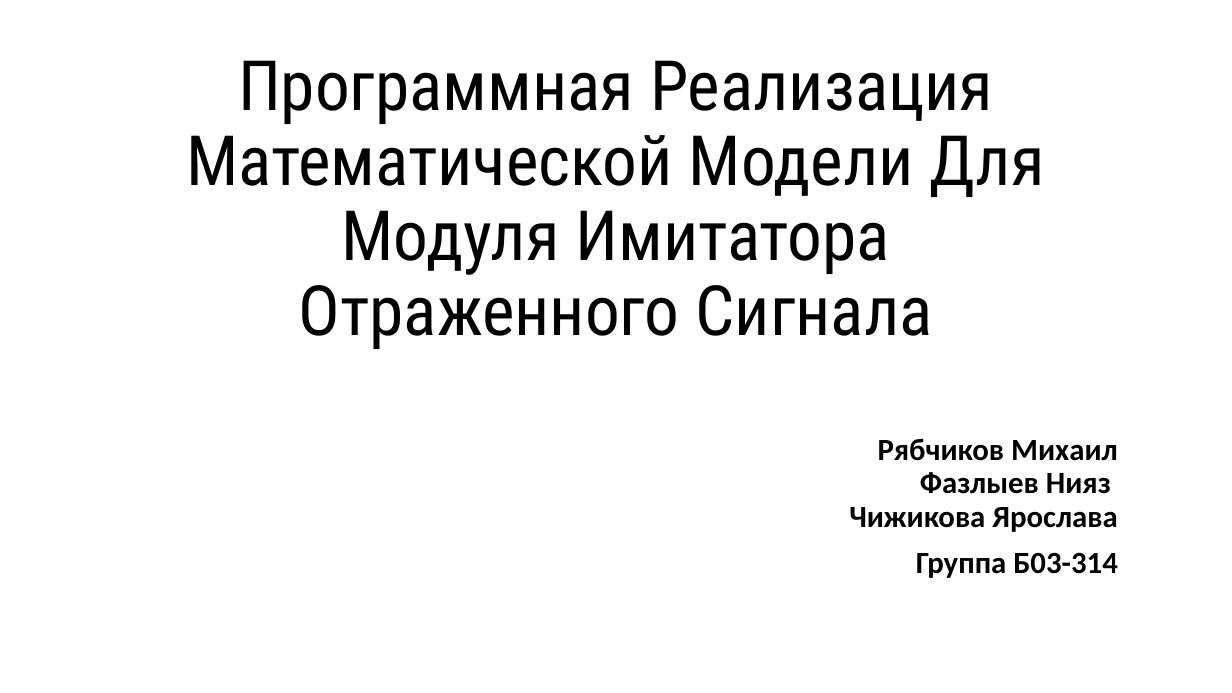
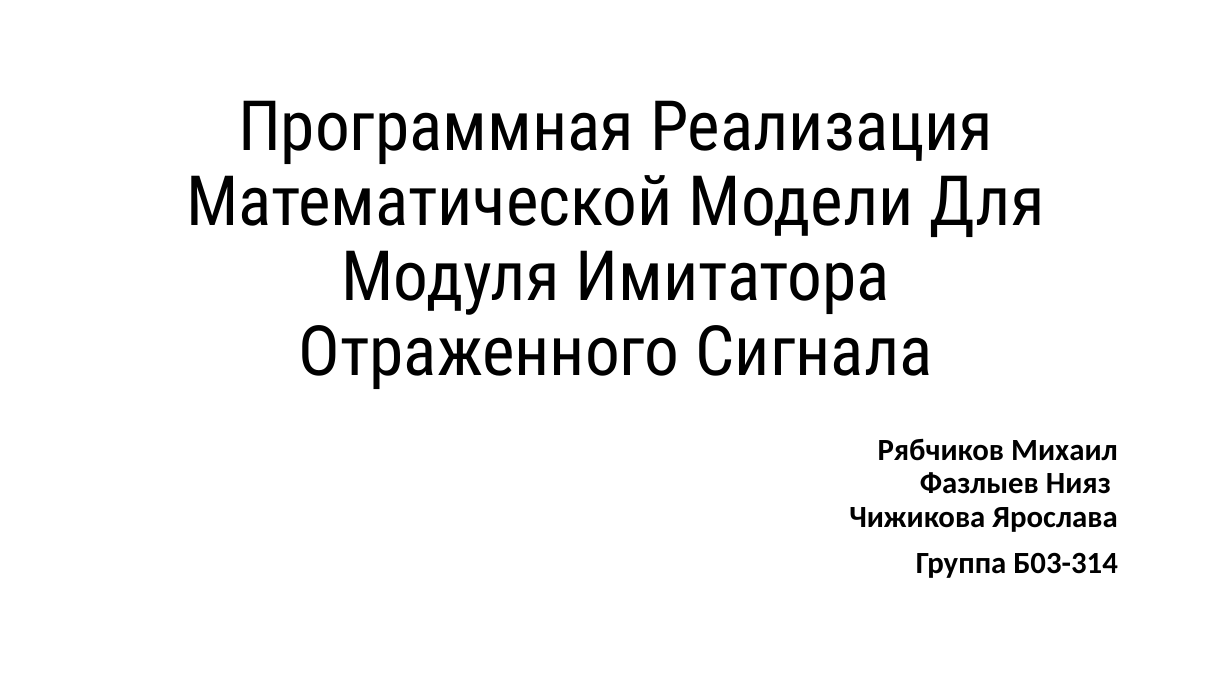
Before and after one commit to Lynech/the-reflected-signal-simulator, a slide deck: slide 1 of presentation.pptx. Drawn at 1232x693 pixels with LibreOffice and Linux fonts; fonts in the diff are those of the drawing. Boxes give left, top, right and bottom in pixels: in the first picture for what was removed or moved away, otherwise in the second. Text is boxed around its words. In the diff, an @@ line names an element or a change of style, - is before the commit and + after.

```diff
--- a/presentation.pptx
+++ b/presentation.pptx
@@ title "Программная Реализация Математической Модели Для ...": place and size @@
-title "Программная Реализация Математической Модели Для ..." at bbox=[187, 60, 1045, 349]
+title "Программная Реализация Математической Модели Для ..." at bbox=[187, 100, 1045, 389]
```
Also in this commit, not shown: 6 other slides changed, 8 slides added, 1 slide removed, 1 other file.
